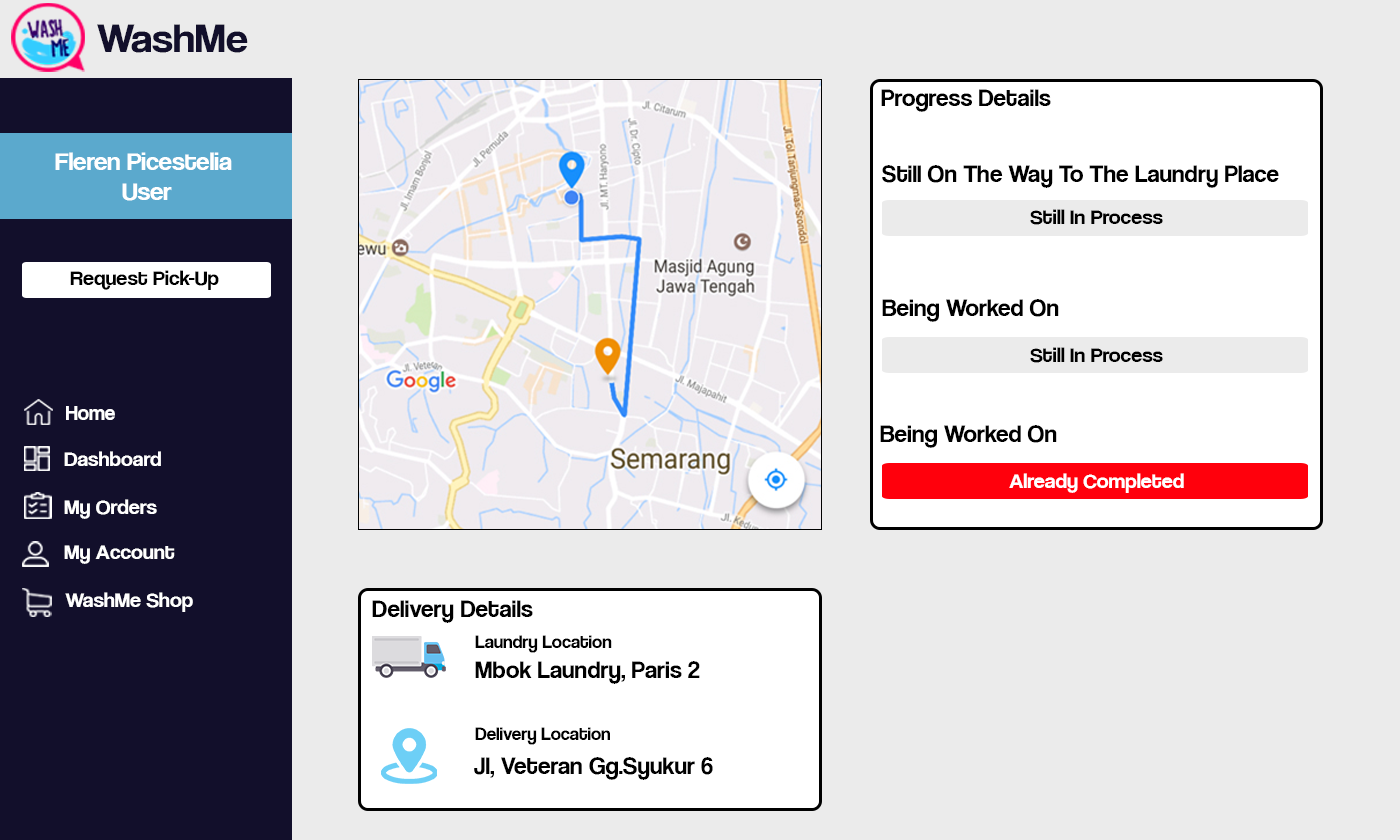
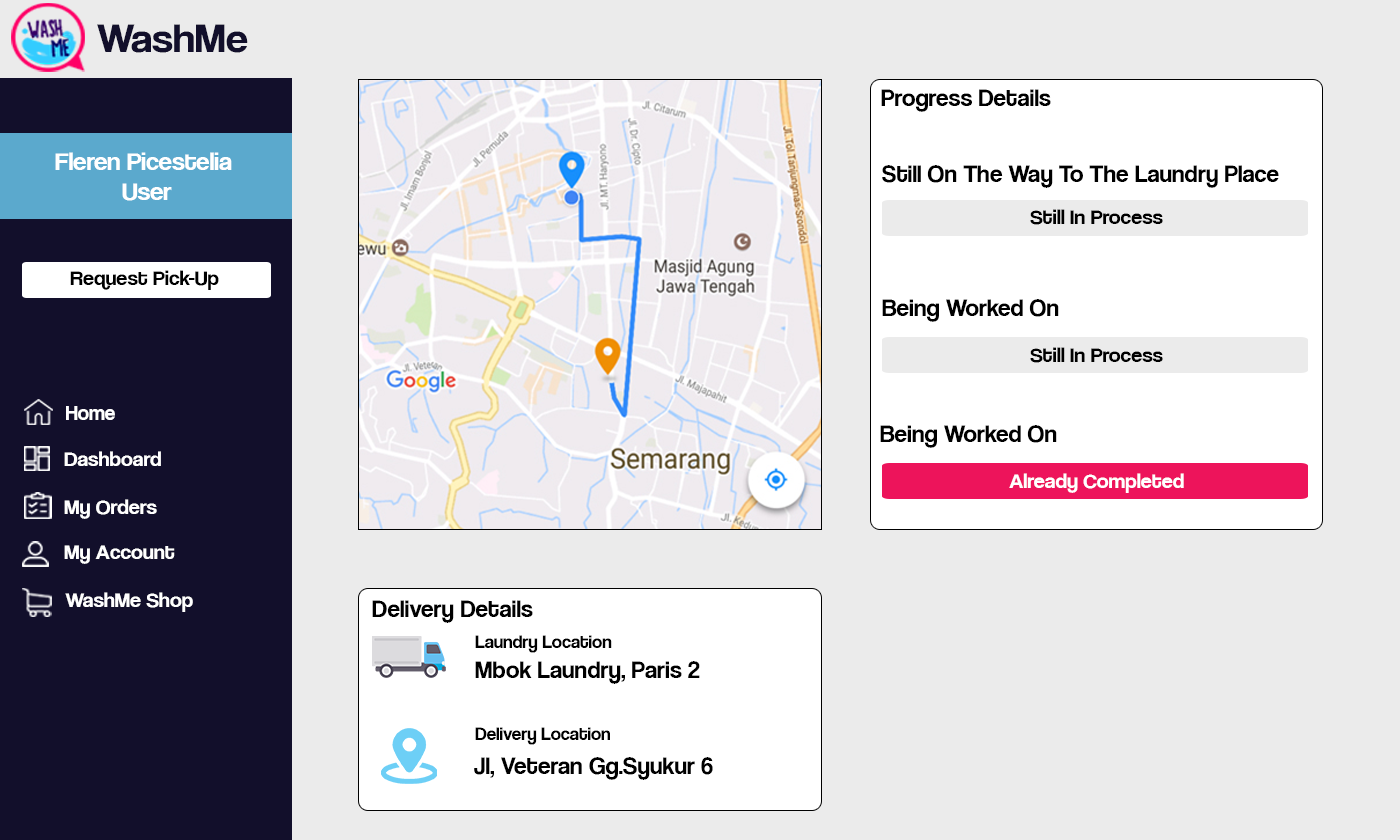
The second 1400×840 image is a revision of the first. Changes to its layers:
painted on "Rounded Rectangle 1 copy", masked it over [882, 463, 1308, 499]
painted on "Rounded Rectangle 2 copy", masked it over [871, 80, 1322, 529]
painted on "Rounded Rectangle 2", masked it over [359, 589, 821, 810]
masked "Rectangle 4" over [359, 80, 1322, 810]
